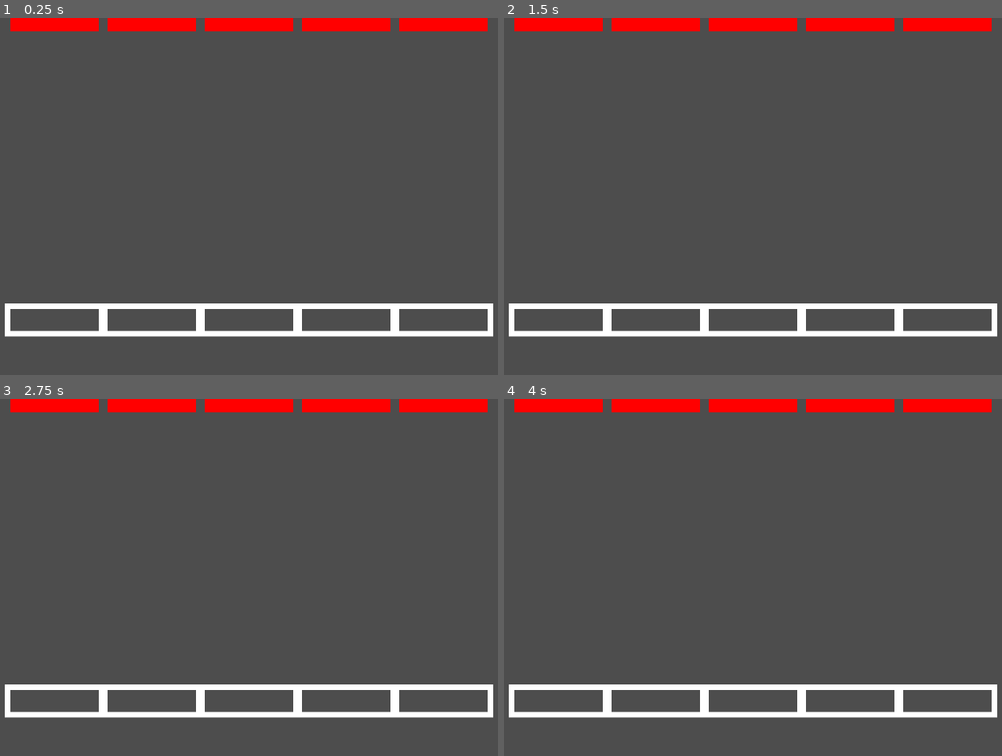
Above: before the commit, frames 1-4 (two rows, left to right).
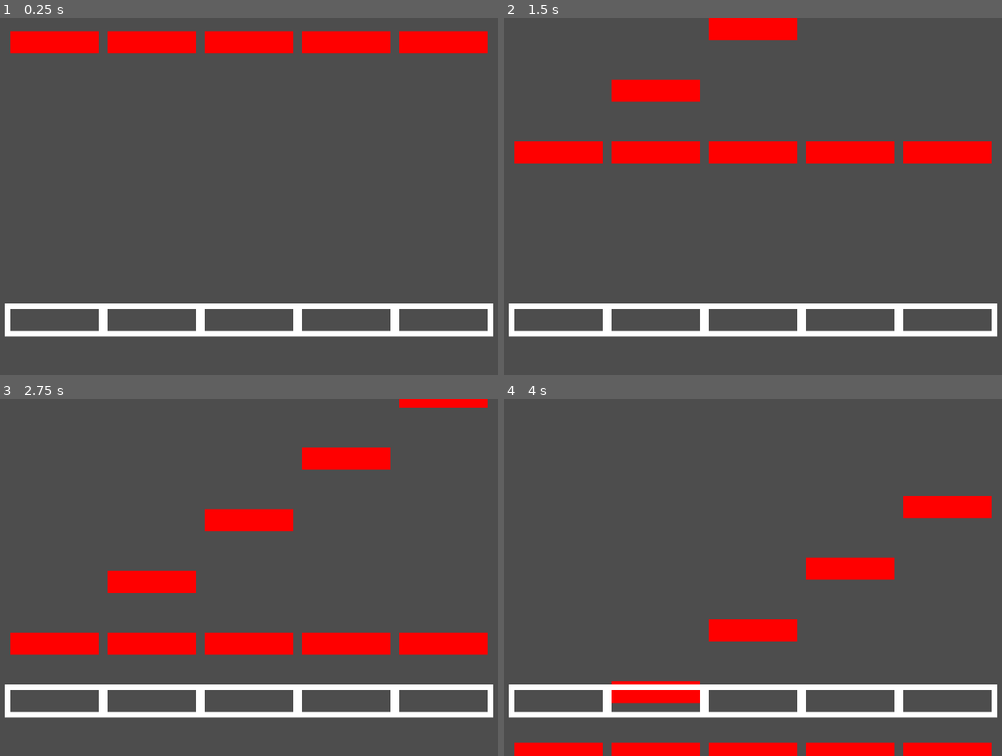
Above: after the commit, the same moments.

Repository: Sam-r-ai/DinosaurGame
Game: Godot game, scene res://Scenes/game.tscn
Two runs of this game, one before a commit and one after it. Both use one fixed random seed, a clock stepped at 60 frames per second and the inputs below.
Inputs:
- Up to frame 1 (0.25 s): no input
- Up to frame 2 (1.5 s): no input
- Up to frame 3 (2.75 s): no input
- Up to frame 4 (4 s): no input

The runs differ from the first frame. In frame 1, 8.9% of the frame differs, in the area x 2-98%, y 0-11%; in frame 2, 9.8%; in frame 3, 12%, in the area x 2-98%, y 0-72%; in frame 4, 11%.
Error before the commit: Parse Error: Class "Game" hides a global script class. (res://Scripts/game.gd:3)

Commit message:
godot still fighting me

Diff:
--- a/Dinosaur Game/NoteCatcher.gd
+++ /dev/null
@@ -1,25 +0,0 @@
-extends Area2D
-
-class_name NoteCatcher;
-
-@export var input_action : String;
-
-# Called when the node enters the scene tree for the first time.
-func _ready():
-	pass # Replace with function body.
-
-# Called every frame. 'delta' is the elapsed time since the previous frame.
-func _physics_process(delta):
-	if Input.is_action_just_pressed(input_action):
-		if get_overlapping_note():
-			var note = get_overlapping_note()
-			note.queue_free();
-			print("note hit!");
-
-func get_overlapping_note():
-	if has_overlapping_bodies():
-			var overlapping_bodies = get_overlapping_bodies();
-			for body in overlapping_bodies:
-				if body is Note:
-					return body;
-			return null;
--- a/Dinosaur Game/game.gd
+++ /dev/null
@@ -1,5 +0,0 @@
-extends Node2D
-
-class_name Game;
-
-@export var note_speed : int = 0;
--- a/Dinosaur Game/game.tscn
+++ /dev/null
@@ -1,76 +0,0 @@
-[gd_scene load_steps=4 format=3 uid="uid://bf38cv673a8wc"]
-
-[ext_resource type="Script" path="res://game.gd" id="1_0yxpi"]
-[ext_resource type="PackedScene" uid="uid://60njdy26rjet" path="res://notecatcher.tscn" id="2_k3dno"]
-[ext_resource type="PackedScene" uid="uid://fyshm2trair4" path="res://note.tscn" id="4_nr55j"]
-
-[node name="Game" type="Node2D"]
-script = ExtResource("1_0yxpi")
-note_speed = 160
-
-[node name="NoteCatchers" type="Node" parent="."]
-
-[node name="NoteCatcher" parent="NoteCatchers" instance=ExtResource("2_k3dno")]
-position = Vector2(-384, 256)
-input_action = "Note 1"
-
-[node name="NoteCatcher2" parent="NoteCatchers" instance=ExtResource("2_k3dno")]
-position = Vector2(-192, 256)
-input_action = "Note 2"
-
-[node name="NoteCatcher3" parent="NoteCatchers" instance=ExtResource("2_k3dno")]
-position = Vector2(0, 256)
-input_action = "Note 3"
-
-[node name="NoteCatcher4" parent="NoteCatchers" instance=ExtResource("2_k3dno")]
-position = Vector2(192, 256)
-input_action = "Note 4"
-
-[node name="NoteCatcher5" parent="NoteCatchers" instance=ExtResource("2_k3dno")]
-position = Vector2(384, 256)
-input_action = "Note 5"
-
-[node name="Notes" type="Node" parent="."]
-
-[node name="Note" parent="Notes" node_paths=PackedStringArray("game") instance=ExtResource("4_nr55j")]
-position = Vector2(0, -448)
-game = NodePath("../..")
-
-[node name="Note4" parent="Notes" node_paths=PackedStringArray("game") instance=ExtResource("4_nr55j")]
-position = Vector2(192, -576)
-game = NodePath("../..")
-
-[node name="Note5" parent="Notes" node_paths=PackedStringArray("game") instance=ExtResource("4_nr55j")]
-position = Vector2(384, -704)
-game = NodePath("../..")
-
-[node name="Note2" parent="Notes" node_paths=PackedStringArray("game") instance=ExtResource("4_nr55j")]
-position = Vector2(-384, -192)
-game = NodePath("../..")
-
-[node name="Note3" parent="Notes" node_paths=PackedStringArray("game") instance=ExtResource("4_nr55j")]
-position = Vector2(-192, -320)
-game = NodePath("../..")
-
-[node name="Note6" parent="Notes" node_paths=PackedStringArray("game") instance=ExtResource("4_nr55j")]
-position = Vector2(0, -1088)
-game = NodePath("../..")
-
-[node name="Note7" parent="Notes" node_paths=PackedStringArray("game") instance=ExtResource("4_nr55j")]
-position = Vector2(192, -1216)
-game = NodePath("../..")
-
-[node name="Note8" parent="Notes" node_paths=PackedStringArray("game") instance=ExtResource("4_nr55j")]
-position = Vector2(384, -1344)
-game = NodePath("../..")
-
-[node name="Note9" parent="Notes" node_paths=PackedStringArray("game") instance=ExtResource("4_nr55j")]
-position = Vector2(-384, -832)
-game = NodePath("../..")
-
-[node name="Note10" parent="Notes" node_paths=PackedStringArray("game") instance=ExtResource("4_nr55j")]
-position = Vector2(-192, -960)
-game = NodePath("../..")
-
-[node name="Camera2D" type="Camera2D" parent="."]
-metadata/_edit_lock_ = true
--- a/Dinosaur Game/icon.svg
+++ /dev/null
@@ -1 +0,0 @@
-<svg height="128" width="128" xmlns="http://www.w3.org/2000/svg"><rect x="2" y="2" width="124" height="124" rx="14" fill="#363d52" stroke="#212532" stroke-width="4"/><g transform="scale(.101) translate(122 122)"><g fill="#fff"><path d="M105 673v33q407 354 814 0v-33z"/><path fill="#478cbf" d="m105 673 152 14q12 1 15 14l4 67 132 10 8-61q2-11 15-15h162q13 4 15 15l8 61 132-10 4-67q3-13 15-14l152-14V427q30-39 56-81-35-59-83-108-43 20-82 47-40-37-88-64 7-51 8-102-59-28-123-42-26 43-46 89-49-7-98 0-20-46-46-89-64 14-123 42 1 51 8 102-48 27-88 64-39-27-82-47-48 49-83 108 26 42 56 81zm0 33v39c0 276 813 276 813 0v-39l-134 12-5 69q-2 10-14 13l-162 11q-12 0-16-11l-10-65H447l-10 65q-4 11-16 11l-162-11q-12-3-14-13l-5-69z"/><path d="M483 600c3 34 55 34 58 0v-86c-3-34-55-34-58 0z"/><circle cx="725" cy="526" r="90"/><circle cx="299" cy="526" r="90"/></g><g fill="#414042"><circle cx="307" cy="532" r="60"/><circle cx="717" cy="532" r="60"/></g></g></svg>
--- a/Dinosaur Game/note.gd
+++ /dev/null
@@ -1,12 +0,0 @@
-extends CharacterBody2D
-
-class_name Note;
-
-@export var game: Game;
-
-# Called when the node enters the scene tree for the first time.
-func _ready():
-	velocity = Vector2(0,game.note_speed);
-
-func _physics_process(delta):
-	move_and_slide();
--- a/Dinosaur Game/note.tscn
+++ /dev/null
@@ -1,19 +0,0 @@
-[gd_scene load_steps=4 format=3 uid="uid://fyshm2trair4"]
-
-[ext_resource type="Script" path="res://note.gd" id="1_udeow"]
-[ext_resource type="Texture2D" uid="uid://dkeut7rbcd6mm" path="res://Graphics Assets/Note1.png" id="2_y84qa"]
-
-[sub_resource type="RectangleShape2D" id="RectangleShape2D_t6y1i"]
-size = Vector2(159.5, 40)
-
-[node name="Note" type="CharacterBody2D"]
-script = ExtResource("1_udeow")
-
-[node name="CollisionShape2D" type="CollisionShape2D" parent="."]
-visible = false
-shape = SubResource("RectangleShape2D_t6y1i")
-metadata/_edit_lock_ = true
-
-[node name="Sprite2D" type="Sprite2D" parent="."]
-texture = ExtResource("2_y84qa")
-metadata/_edit_lock_ = true
--- a/Dinosaur Game/notecatcher.tscn
+++ /dev/null
@@ -1,33 +0,0 @@
-[gd_scene load_steps=6 format=3 uid="uid://60njdy26rjet"]
-
-[ext_resource type="Script" path="res://NoteCatcher.gd" id="1_8gu3y"]
-[ext_resource type="Texture2D" uid="uid://xuqwd5sbll0k" path="res://Graphics Assets/NoteCatcher.png" id="2_m5oy0"]
-
-[sub_resource type="RectangleShape2D" id="RectangleShape2D_t6y1i"]
-size = Vector2(159.5, 40)
-
-[sub_resource type="AtlasTexture" id="AtlasTexture_gvo7v"]
-atlas = ExtResource("2_m5oy0")
-region = Rect2(0, 0, 180, 60)
-
-[sub_resource type="SpriteFrames" id="SpriteFrames_6da43"]
-animations = [{
-"frames": [{
-"duration": 1.0,
-"texture": SubResource("AtlasTexture_gvo7v")
-}],
-"loop": true,
-"name": &"default",
-"speed": 5.0
-}]
-
-[node name="NoteCatcher" type="Area2D"]
-script = ExtResource("1_8gu3y")
-
-[node name="CollisionShape2D" type="CollisionShape2D" parent="."]
-shape = SubResource("RectangleShape2D_t6y1i")
-metadata/_edit_lock_ = true
-
-[node name="AnimatedSprite2D" type="AnimatedSprite2D" parent="."]
-sprite_frames = SubResource("SpriteFrames_6da43")
-metadata/_edit_lock_ = true
--- a/Dinosaur Game/project.godot
+++ b/Dinosaur Game/project.godot
@@ -1,3 +1,11 @@
+; Engine configuration file.
+; It's best edited using the editor UI and not directly,
+; since the parameters that go here are not all obvious.
+;
+; Format:
+;   [section] ; section goes between []
+;   param=value ; assign values to parameters
+
 config_version=5
 
 [application]
Not shown, removed: Dinosaur Game/icon.svg.import
Not shown, added: Dinosaur Game/Scenes/Charts/tes8F86.tmp
